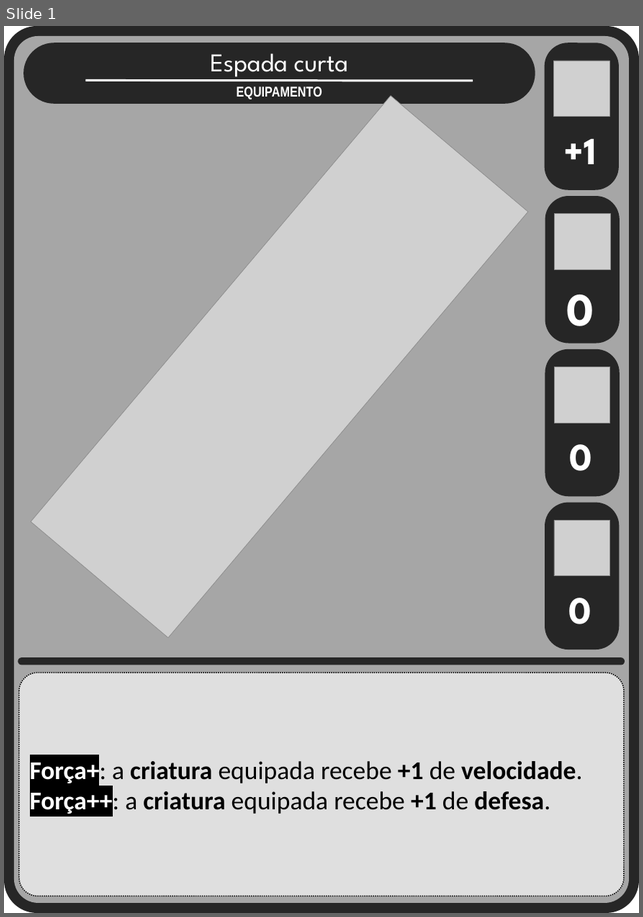
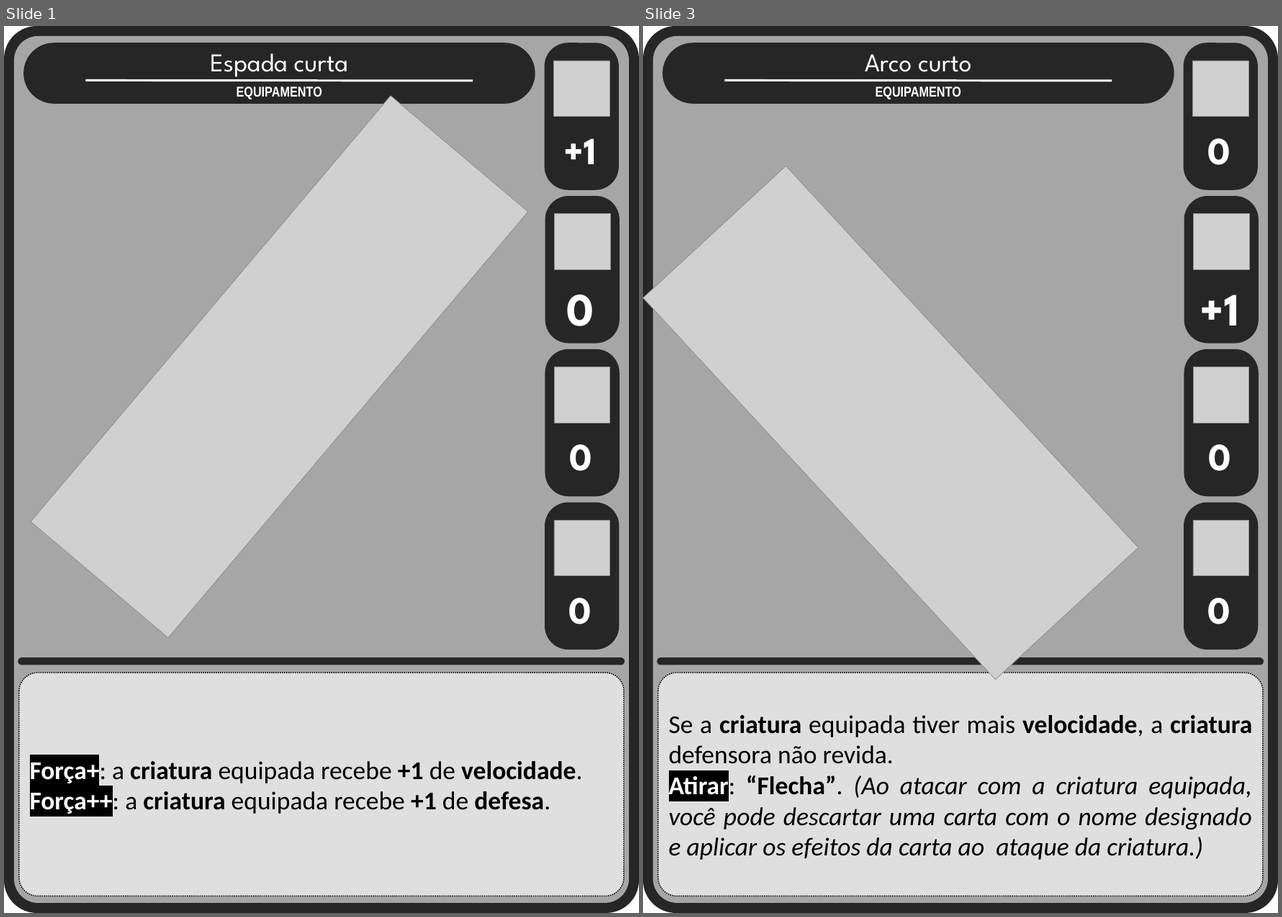
Before and after one commit to Aleyxom/Minimalist-Card-Game, a slide deck: slides tipos cartas/equipamentos.pptx. Shown side by side, each under a label of ours: slide 1 before the commit, slides 1 and 3 after it; the slides between them are not shown. The pictures are 643x917 and 1282x917 pixels, drawn with LibreOffice and Linux fonts; fonts in the diff are those of the drawing; grey boxes stand for pictures. Boxes give left, top, right and bottom in pixels: in the first picture for what was removed or moved away, otherwise in the second. Text is boxed around its words. In the diff, an @@ line names an element or a change of style, - is before the commit and + after.

Commit message:
alterando design de algumas cartas de equip.

```diff
--- a/slides tipos cartas/equipamentos.pptx
+++ b/slides tipos cartas/equipamentos.pptx
@@ slide 3 added at <box>643,26,1278,913</box>, background #FFFFFF @@
@@ group added at <box>643,26,1278,913</box>: 9 rounded rectangles, 6 texts, 5 pictures, 1 line @@
+0
+0
+0
++1
+Se a criatura equipada tiver mais velocidade, a criatura defensora não revida.
+Atirar: “Flecha”. (Ao atacar com a criatura equipada, você pode descartar uma carta com o nome designado e aplicar os efeitos da carta ao ataque da criatura.)
+Arco curto
+EQUIPAMENTO
```
Also in this commit, not shown: 5 other slides added, 3 other files.
